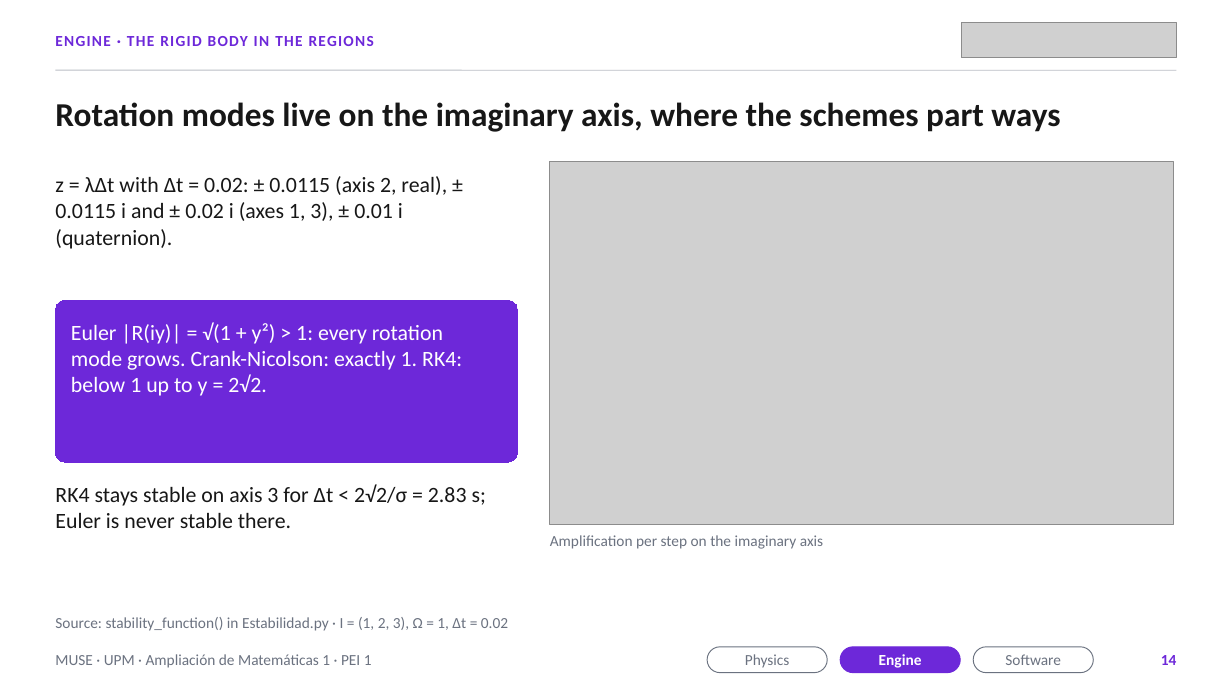
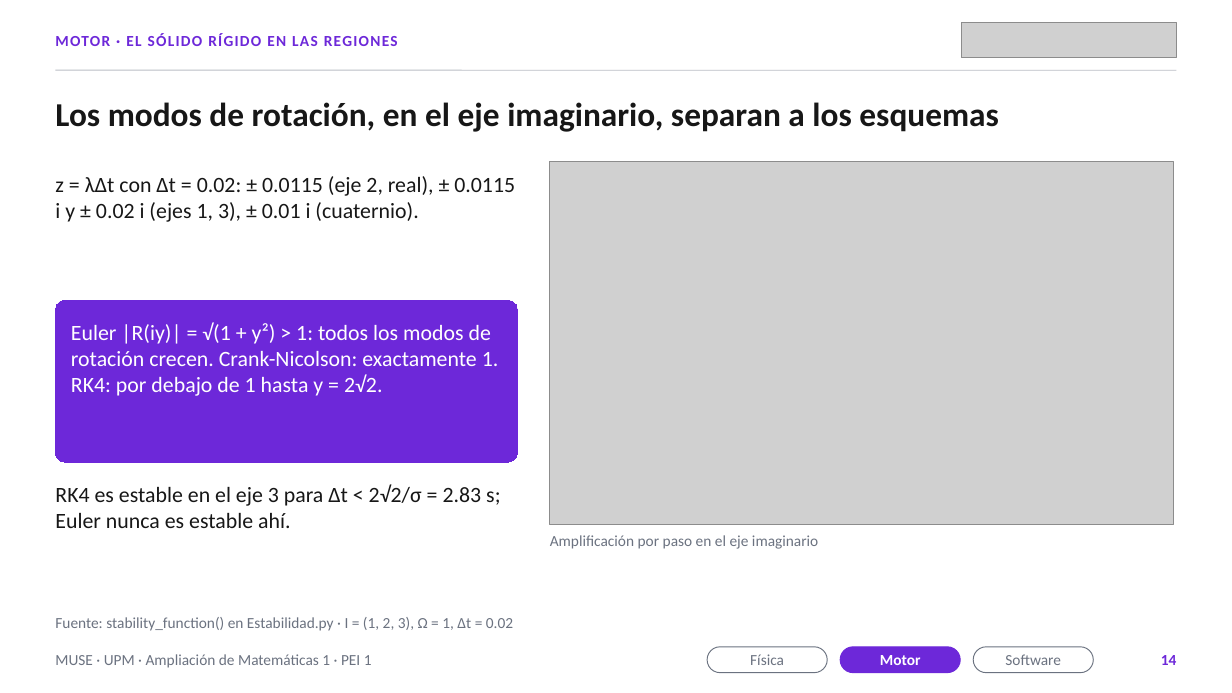
Before and after one commit to MP-19-creator/Grupo3-AmpliacionMatematicas, a slide deck: slide 14 of presentacion/PEI1_final.pptx. Drawn at 1232x693 pixels with LibreOffice and Linux fonts; fonts in the diff are those of the drawing; grey boxes stand for pictures. Boxes give left, top, right and bottom in pixels: in the first picture for what was removed or moved away, otherwise in the second. Text is boxed around its words. In the diff, an @@ line names an element or a change of style, - is before the commit and + after.

```diff
--- a/presentacion/PEI1_final.pptx
+++ b/presentacion/PEI1_final.pptx
@@ text at <box>55,33,398,46</box>: text changed @@
-ENGINE · THE RIGID BODY IN THE REGIONS
+MOTOR · EL SÓLIDO RÍGIDO EN LAS REGIONES
@@ text at <box>55,102,999,132</box>: text changed @@
-Rotation modes live on the imaginary axis, where the schemes part ways
+Los modos de rotación, en el eje imaginario, separan a los esquemas
@@ text at <box>55,176,515,222</box>: text changed @@
-z = λΔt with Δt = 0.02: ± 0.0115 (axis 2, real), ± 0.0115 i and ± 0.02 i (axes 1, 3), ± 0.01 i (quaternion).
+z = λΔt con Δt = 0.02: ± 0.0115 (eje 2, real), ± 0.0115 i y ± 0.02 i (ejes 1, 3), ± 0.01 i (cuaternio).
@@ text in rounded rectangle at <box>71,322,499,396</box>: text changed @@
-Euler |R(iy)| = √(1 + y²) > 1: every rotation mode grows. Crank-Nicolson: exactly 1. RK4: below 1 up to y = 2√2.
+Euler |R(iy)| = √(1 + y²) > 1: todos los modos de rotación crecen. Crank-Nicolson: exactamente 1. RK4: por debajo de 1 hasta y = 2√2.
@@ text at <box>55,484,500,528</box>: text changed @@
-RK4 stays stable on axis 3 for Δt < 2√2/σ = 2.83 s; Euler is never stable there.
+RK4 es estable en el eje 3 para Δt < 2√2/σ = 2.83 s; Euler nunca es estable ahí.
@@ text at <box>550,535,818,549</box>: text changed @@
-Amplification per step on the imaginary axis
+Amplificación por paso en el eje imaginario
@@ text at <box>55,617,513,631</box>: text changed @@
-Source: stability_function() in Estabilidad.py · I = (1, 2, 3), Ω = 1, Δt = 0.02
+Fuente: stability_function() en Estabilidad.py · I = (1, 2, 3), Ω = 1, Δt = 0.02
@@ text in rounded rectangle at <box>750,654,784,665</box>: text changed @@
-Physics
+Física
@@ text in rounded rectangle at <box>880,655,921,665</box>: text changed @@
-Engine
+Motor
```
Also in this commit, not shown: 30 other slides changed, 10 other files.
